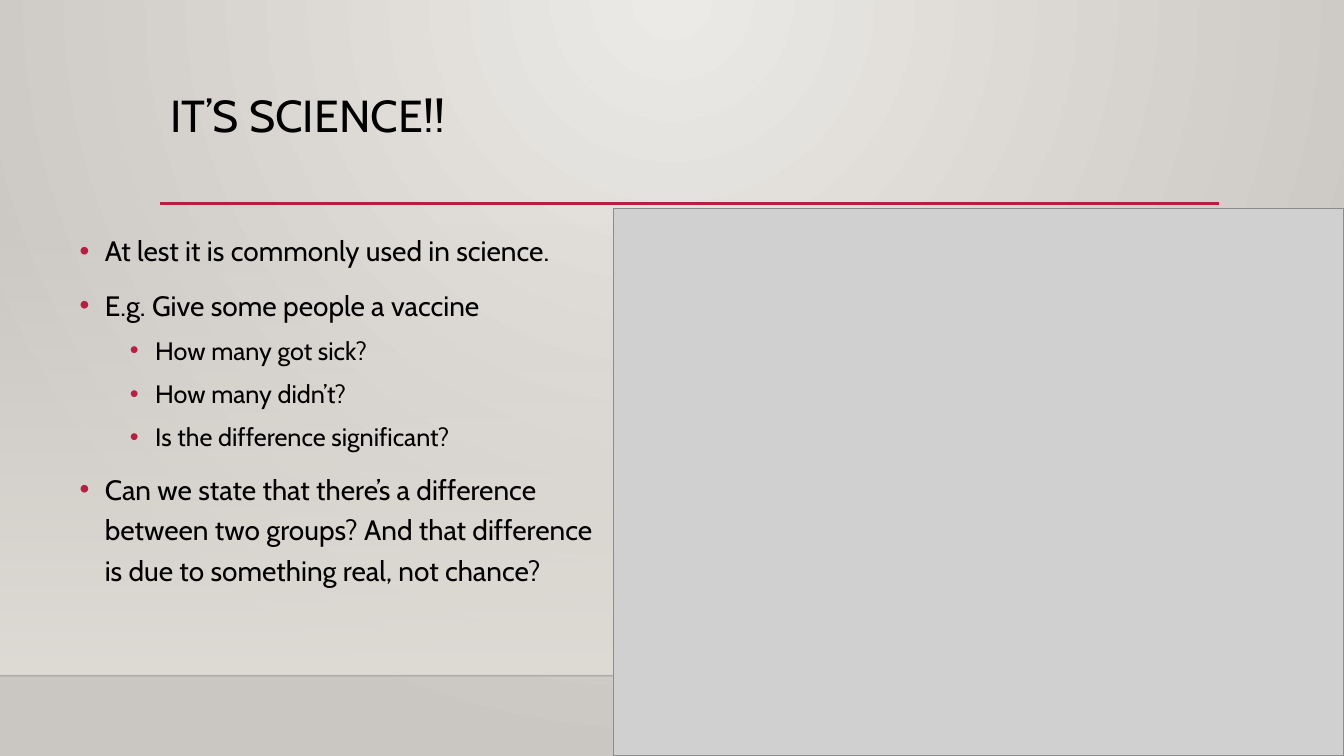
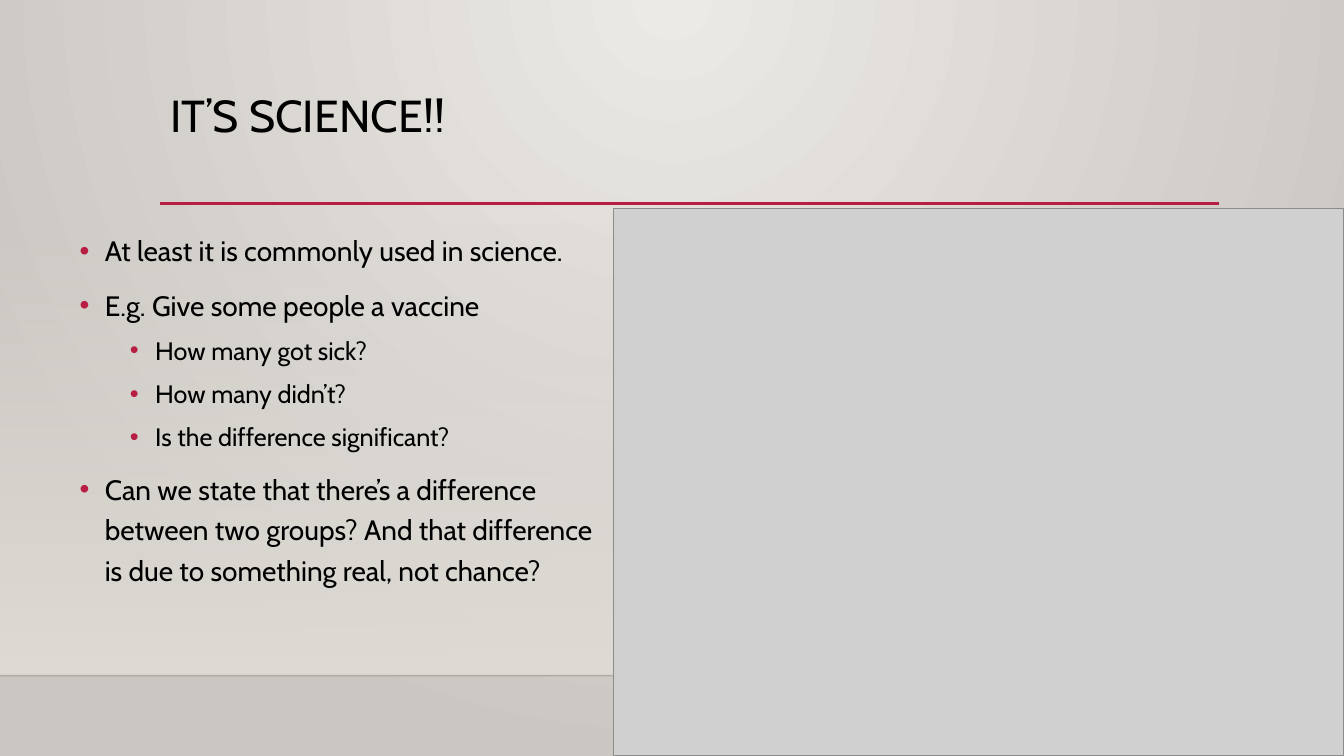
Before and after one commit to AkeemSemper/Basic_Stats_in_Python_Student_Workbooks, a slide deck: slide 3 of reference_material/slides/018_Hypothesis_Test.pptx (slide 2 before the commit). Drawn at 1344x756 pixels with LibreOffice and Linux fonts; fonts in the diff are those of the drawing; grey boxes stand for pictures; background and template pictures are left out. Boxes give left, top, right and bottom in pixels: in the first picture for what was removed or moved away, otherwise in the second. Text is boxed around its words. In the diff, an @@ line names an element or a change of style, - is before the commit and + after.

```diff
--- a/reference_material/slides/018_Hypothesis_Test.pptx
+++ b/reference_material/slides/018_Hypothesis_Test.pptx
@@ text at (x1=105, y1=240, x2=563, y2=268): text changed @@
-• At lest it is commonly used in science.
+• At least it is commonly used in science.
```
Also in this commit, not shown: 7 other slides changed, 1 slide added, 12 other files.
